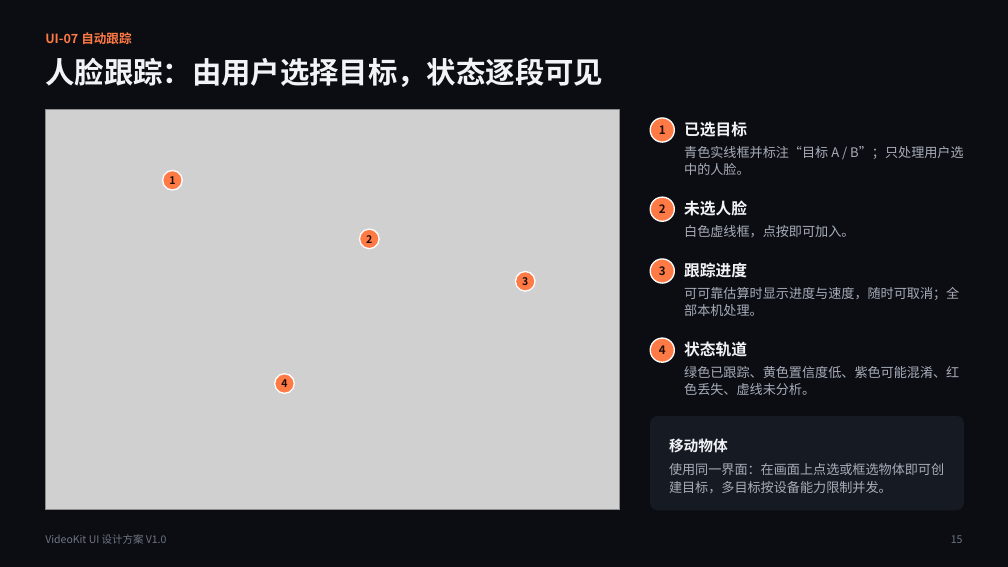
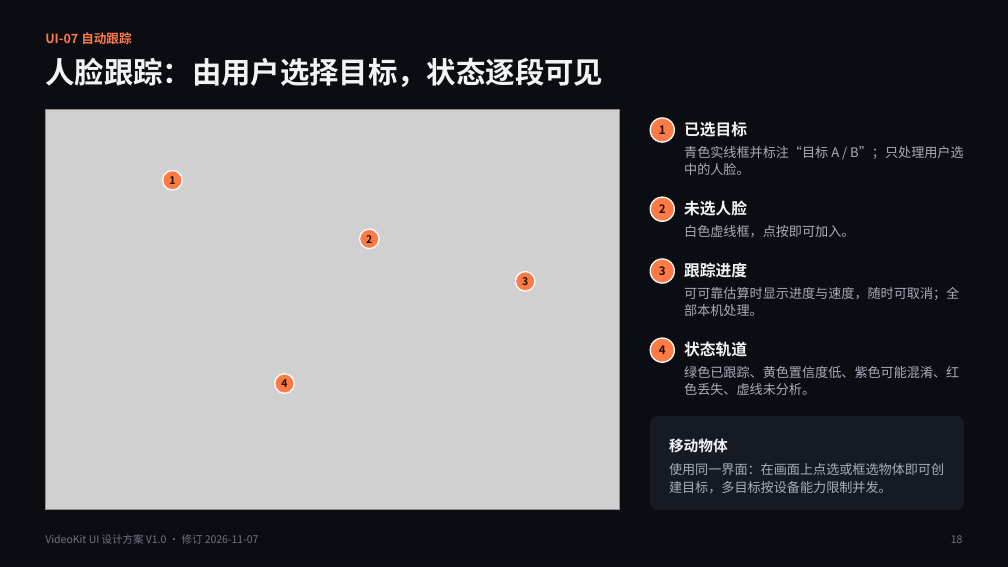
Before and after one commit to bennyliaa/VideoKit, a slide deck: slide 18 of docs/requirement/VideoKit_UI_Design_V1.0.pptx (slide 15 before the commit). Drawn at 1008x567 pixels with LibreOffice and Linux fonts; fonts in the diff are those of the drawing; grey boxes stand for pictures. Boxes give left, top, right and bottom in pixels: in the first picture for what was removed or moved away, otherwise in the second. Text is boxed around its words. In the diff, an @@ line names an element or a change of style, - is before the commit and + after.

```diff
--- a/docs/requirement/VideoKit_UI_Design_V1.0.pptx
+++ b/docs/requirement/VideoKit_UI_Design_V1.0.pptx
@@ text at box(45, 534, 259, 544): text changed @@
-VideoKit UI 设计方案 V1.0
+VideoKit UI 设计方案 V1.0 · 修订 2026-11-07
```
Also in this commit, not shown: 21 other slides changed, 3 slides added, 2 other files.
